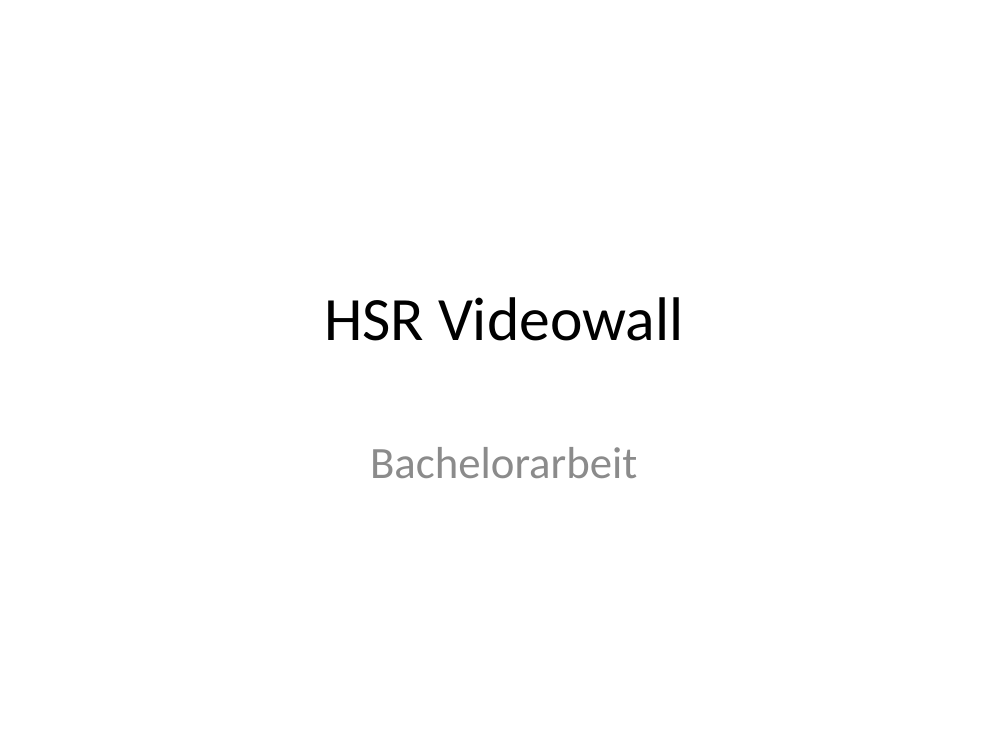
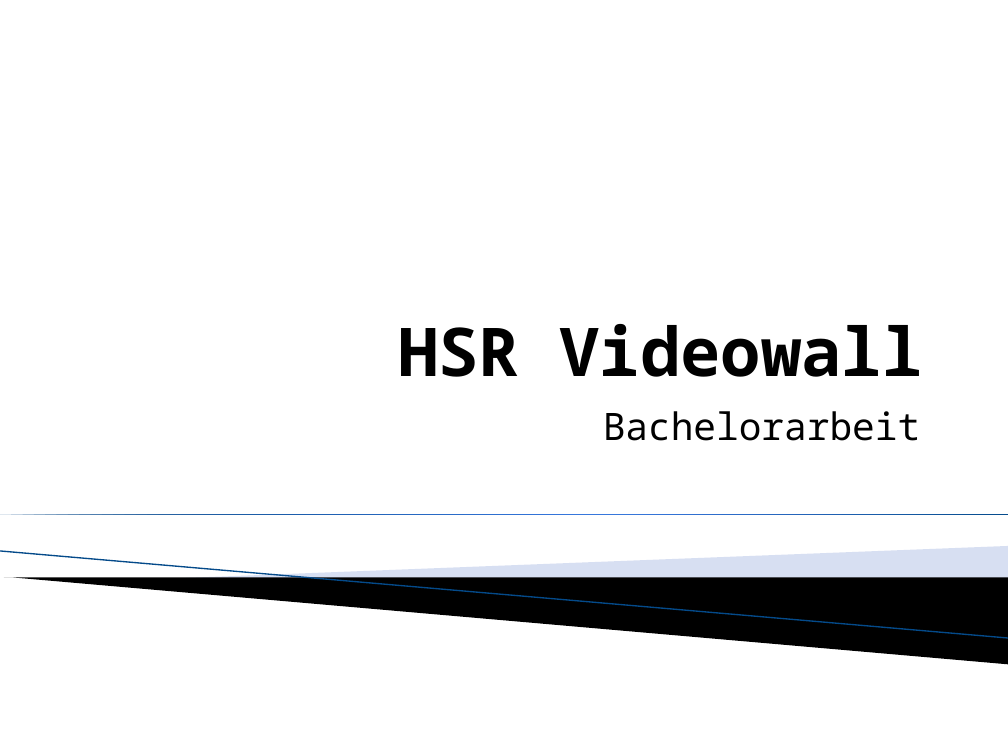
Before and after one commit to lukaselmer/hsr-bachelor-thesis-videowall, a slide deck: slide 1 of doc/media/ba_praesentation.pptx. Drawn at 1008x756 pixels with LibreOffice and Linux fonts; fonts in the diff are those of the drawing; background and template pictures are left out. Boxes give left, top, right and bottom in pixels: in the first picture for what was removed or moved away, otherwise in the second. Text is boxed around its words. In the diff, an @@ line names an element or a change of style, - is before the commit and + after.

```diff
--- a/doc/media/ba_praesentation.pptx
+++ b/doc/media/ba_praesentation.pptx
@@ title "HSR Videowall": place and size @@
-title "HSR Videowall" at [324,297,683,341]
+title "HSR Videowall" at [398,324,923,377]
@@ title "HSR Videowall" at [398,324,923,377]: size 44 to 48 pt, font Calibri to Noto Sans Mono, bold on; alignment centre to right; vertical alignment middle to bottom @@
@@ subtitle "Bachelorarbeit": place and size @@
-subtitle "Bachelorarbeit" at [370,447,637,478]
+subtitle "Bachelorarbeit" at [603,411,920,441]
@@ subtitle "Bachelorarbeit" at [603,411,920,441]: size 32 to 27 pt, font Calibri to Noto Sans Mono, text colour #8C8C8C to #000000; alignment centre to right; less space between paragraphs @@
@@ right triangle added at [0,514,1008,514], fill gradient #004787 to #4380E8 @@
@@ line added from (0, 551) to (1008, 638), #94ABDC 0.95 pt @@
@@ freeform shape added at [186,546,1008,600], fill #9DB2E1 at 40% opacity @@
@@ freeform shape added at [4,578,1008,664], fill #000000 @@
```
Also in this commit, not shown: 6 other slides changed, 4 slides added, 3 slides removed.
